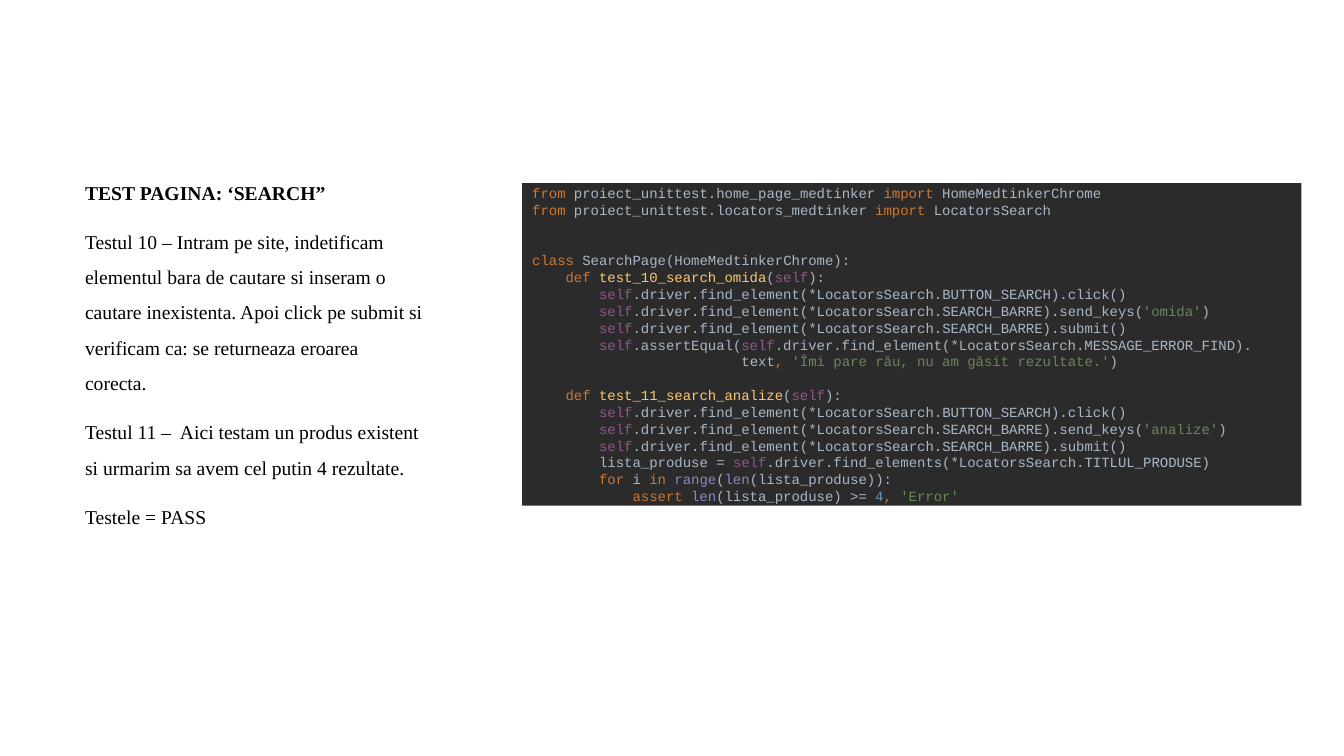
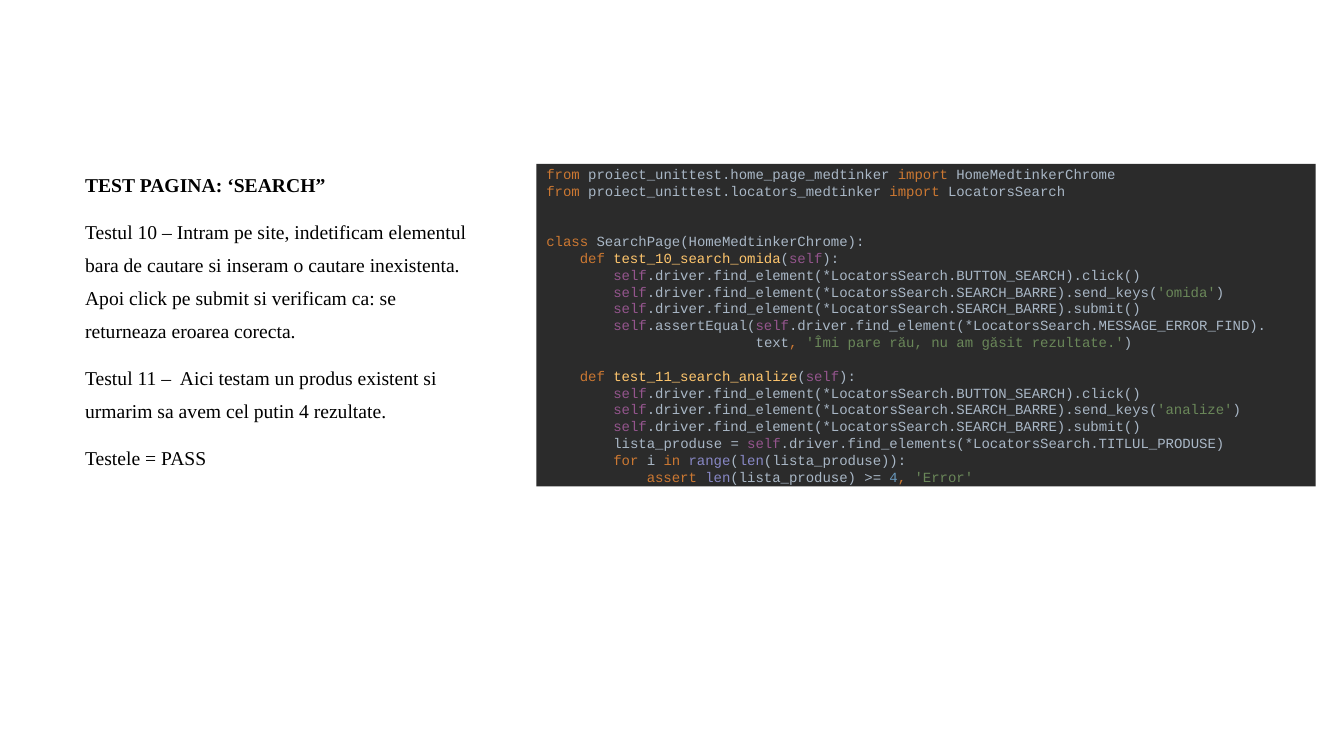
Before and after one commit to godavid128/Test_Website_medtinker, a slide deck: slide 12 of TEST WEBSITE MEDTINKER _GORODETCHI DAVID_27.05.2023.pptx. Drawn at 1344x756 pixels with LibreOffice and Linux fonts; fonts in the diff are those of the drawing; background and template pictures are left out. Boxes give left, top, right and bottom in pixels: in the first picture for what was removed or moved away, otherwise in the second. Text is boxed around its words. In the diff, an @@ line names an element or a change of style, - is before the commit and + after.

```diff
--- a/TEST WEBSITE MEDTINKER _GORODETCHI DAVID_27.05.2023.pptx
+++ b/TEST WEBSITE MEDTINKER _GORODETCHI DAVID_27.05.2023.pptx
@@ text "TEST PAGINA: ‘SEARCH”" at [85,179,466,466]: line spacing 1.5 to 1.4 @@
@@ text "from proiect_unittest.home_page_medtinker import HomeMedtink ...": place and size @@
-text "from proiect_unittest.home_page_medtinker import HomeMedtink ..." at [532,188,1252,506]
+text "from proiect_unittest.home_page_medtinker import HomeMedtink ..." at [536,159,1316,492]
```
Also in this commit, not shown: 9 other slides changed, 4 other files.
